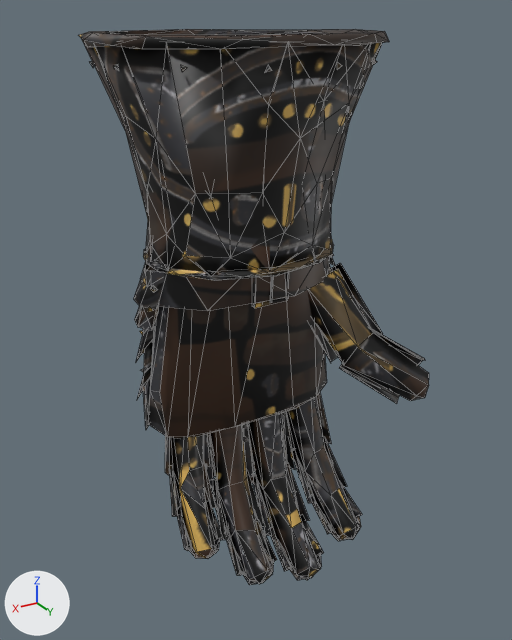
What one commit did to the FBX model assets/tga/YellowEagle/Gauntlets/fbx/SM_EagleGauntlets_R_LOD3.fbx.
One viewpoint serves both versions: a camera (50 mm lens) standing at (0.163, 0.287, 0.101) and looking at (-0.009, 0.0, -0.043). The axes (+X, +Y, +Z) are drawn at lower left. The lights are the same throughout. The first picture is the older version. Mesh edges are drawn as thin lines. Vertices at exactly the same position are counted once.

In view in the first picture: 'SM_EagleGauntlets_R_LOD3'.
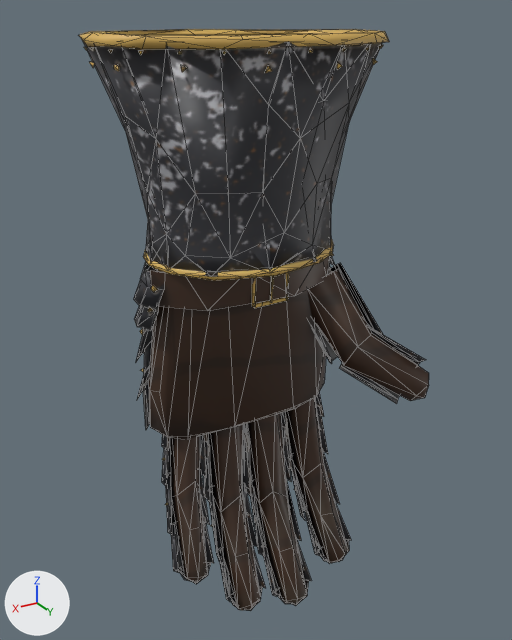
Changed parts and their boxes [x1, y1, x2, y2] in the pictures (512 x 640 px):
'SM_EagleGauntlets_R_LOD3', reshaped
    before: [79, 29, 429, 585]
    after: [79, 29, 429, 611]
part 1 of me_sm_eaglegauntlets_r_lod3, rebuilt (16% narrower, 18% taller)
    before: [210, 425, 272, 584]
    after: [208, 424, 260, 611]
part 2 of me_sm_eaglegauntlets_r_lod3, rebuilt (15% narrower, 14% taller)
    before: [287, 396, 360, 540]
    after: [285, 398, 347, 563]
part 3 of me_sm_eaglegauntlets_r_lod3, rebuilt (12% narrower, 11% taller)
    before: [253, 463, 310, 536]
    after: [251, 475, 301, 556]
part 4 of me_sm_eaglegauntlets_r_lod3, rebuilt (mostly hidden afterwards)
    before: [206, 423, 254, 489]
    after: [204, 424, 249, 459]
part 5 of me_sm_eaglegauntlets_r_lod3, rebuilt (7% narrower, 11% taller)
    before: [212, 470, 265, 540]
    after: [209, 482, 258, 560]
part 6 of me_sm_eaglegauntlets_r_lod3, rebuilt (6% narrower, 12% taller)
    before: [169, 459, 216, 516]
    after: [165, 470, 209, 534]
part 7 of me_sm_eaglegauntlets_r_lod3, rebuilt (9% narrower, 9% taller)
    before: [292, 437, 347, 503]
    after: [290, 448, 340, 520]
part 8 of me_sm_eaglegauntlets_r_lod3, deleted
    before: [187, 515, 361, 585]
part 9 of me_sm_eaglegauntlets_r_lod3, cut back
    before: [135, 212, 429, 580]
    after: [134, 243, 429, 610]
part 10 of me_sm_eaglegauntlets_r_lod3, surface changed
    before: [79, 29, 416, 489]
    after: [79, 29, 419, 501]

The edits, one by one:
me_sm_eaglegauntlets_r_lod3 is used by ob_sm_eaglegauntlets_r_lod3; location (0.0, 0.0, 0.0).
me_sm_eaglegauntlets_r_lod3 had 1054 vertices, 1483 faces and spanned x -0.08..0.069, y -0.057..0.063, z -0.176..0.095.
me_sm_eaglegauntlets_r_lod3 now has 1298 vertices, 1696 faces and spans x -0.08..0.069, y -0.057..0.063, z -0.202..0.095.
me_sm_eaglegauntlets_r_lod3 part 1: the loose piece of 23 vertices spanning x 0.004..0.023, y -0.007..0.05, z -0.167..-0.082 is rebuilt with 21 vertices and now spans x 0.002..0.024, y -0.007..0.041, z -0.192..-0.083.
me_sm_eaglegauntlets_r_lod3 part 2: the loose piece of 22 vertices spanning x -0.048..-0.027, y -0.007..0.049, z -0.164..-0.081 is rebuilt with 23 vertices and now spans x -0.048..-0.026, y -0.007..0.04, z -0.188..-0.081.
me_sm_eaglegauntlets_r_lod3 part 3: the loose piece of 15 vertices spanning x -0.024..0.001, y 0.002..0.032, z -0.162..-0.127 is rebuilt with 15 vertices and now spans x -0.024..0.001, y -0.003..0.025, z -0.178..-0.137.
me_sm_eaglegauntlets_r_lod3 part 4: the loose piece of 15 vertices spanning x 0.001..0.026, y -0.009..0.014, z -0.129..-0.081 is rebuilt with 15 vertices and now spans x 0.0..0.025, y -0.01..0.008, z -0.113..-0.082.
me_sm_eaglegauntlets_r_lod3 part 5: the loose piece of 15 vertices spanning x 0.004..0.027, y 0.001..0.03, z -0.155..-0.121 is rebuilt with 14 vertices and now spans x 0.004..0.028, y -0.001..0.023, z -0.171..-0.131.
me_sm_eaglegauntlets_r_lod3 part 6: the loose piece of 15 vertices spanning x 0.028..0.051, y 0.0..0.024, z -0.135..-0.106 is rebuilt with 14 vertices and now spans x 0.029..0.052, y -0.003..0.019, z -0.146..-0.113.
me_sm_eaglegauntlets_r_lod3 part 7: the loose piece of 15 vertices spanning x -0.051..-0.027, y 0.001..0.029, z -0.152..-0.119 is rebuilt with 14 vertices and now spans x -0.052..-0.028, y -0.003..0.022, z -0.166..-0.128.
me_sm_eaglegauntlets_r_lod3 part 8: 6 loose pieces with 115 vertices, spanning x -0.05..0.051, y 0.019..0.052, z -0.176..-0.134, are deleted.
me_sm_eaglegauntlets_r_lod3 part 9: 28 vertices moved from x -0.077..0.049, y -0.029..0.051, z -0.134..-0.001 to x -0.066..0.047, y -0.029..0.048, z -0.154..0.0; 163 vertices removed from x -0.08..0.056, y -0.039..0.054, z -0.174..0.032; 406 vertices added at x -0.08..0.056, y -0.038..0.048, z -0.202..0.033.
me_sm_eaglegauntlets_r_lod3 part 10: 664 kept faces spanning x -0.078..0.069, y -0.057..0.063, z -0.154..0.095 get new texture (UV) coordinates.
Other edits to the shape of me_sm_eaglegauntlets_r_lod3 do not show in these pictures.
